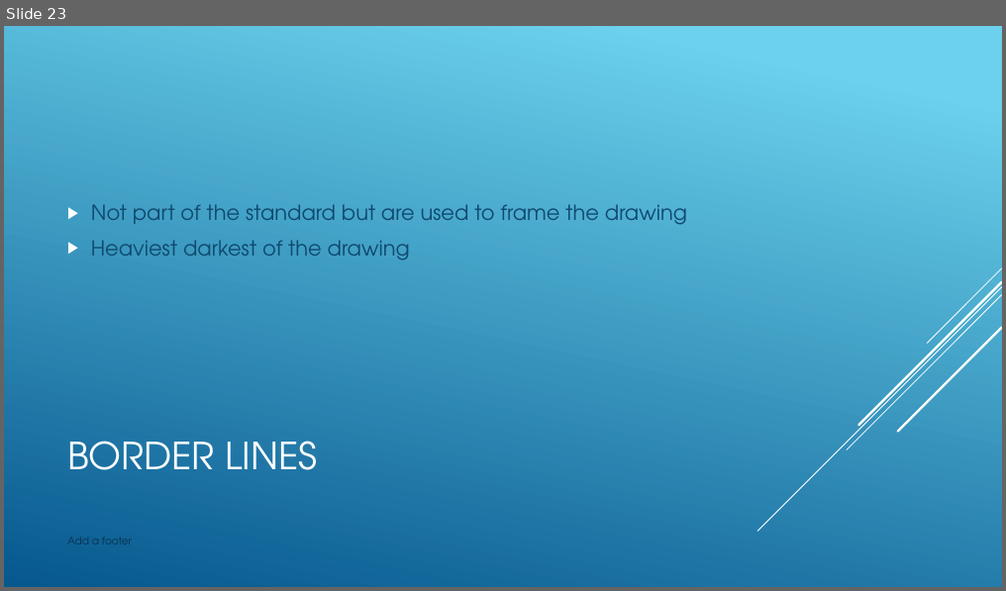
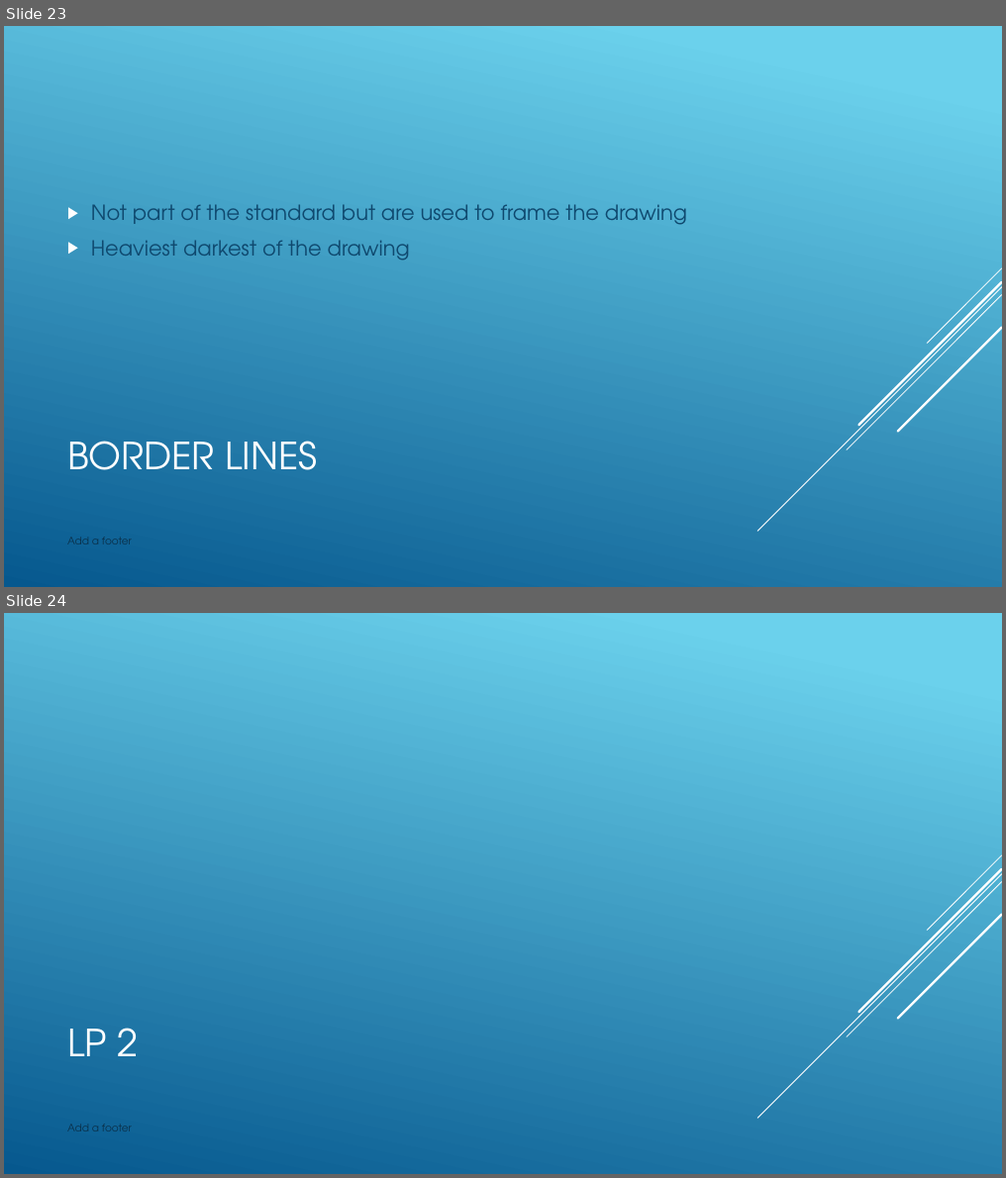
Before and after one commit to nickvertucci/Technology-Education-Curriculum, a slide deck: High School/Design and Drawing for Production/Unit 4 - The Alphabet of Lines/Section 1 - Introduction to Alphabet of Lines/Assets/Unit 4 - Section 1 - Introduction to Alphabet of Line.pptx. Shown one above the other, each under a label of ours: slide 23 before the commit, slides 23 and 24 after it. The pictures are 1006x591 and 1006x1178 pixels, drawn with LibreOffice and Linux fonts; fonts in the diff are those of the drawing. Boxes give left, top, right and bottom in pixels: in the first picture for what was removed or moved away, otherwise in the second. Text is boxed around its words. In the diff, an @@ line names an element or a change of style, - is before the commit and + after.

```diff
--- a/High School/Design and Drawing for Production/Unit 4 - The Alphabet of Lines/Section 1 - Introduction to Alphabet of Lines/Assets/Unit 4 - Section 1 - Introduction to Alphabet of Line.pptx
+++ b/High School/Design and Drawing for Production/Unit 4 - The Alphabet of Lines/Section 1 - Introduction to Alphabet of Lines/Assets/Unit 4 - Section 1 - Introduction to Alphabet of Line.pptx
@@ slide 24 added at [4, 613, 1002, 1174], background gradient #6ED2EB to #06588E; not listed: 5 template elements that a slide beside it also shows @@
@@ title added at [67, 1028, 138, 1057], 36 pt, text #FFFFFF @@
+LP 2
@@ text added at [67, 1124, 132, 1132], 10 pt, text #0A304A @@
+Add a footer
```
Also in this commit, not shown: 1 other slide added.
